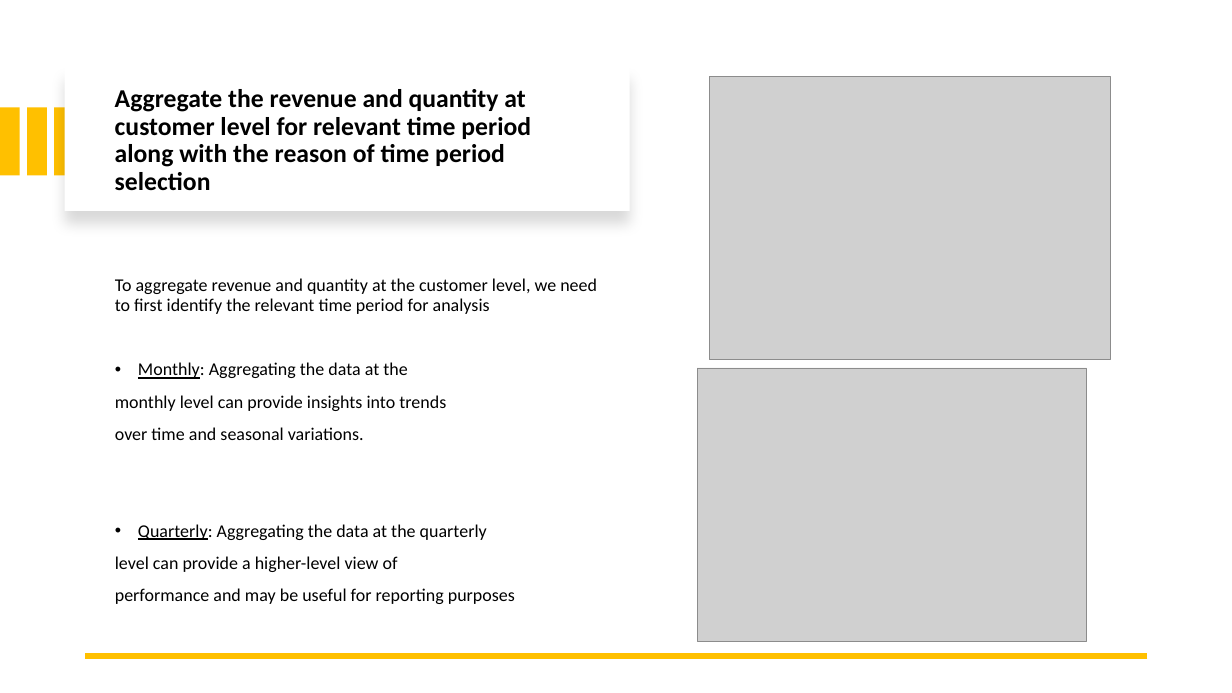
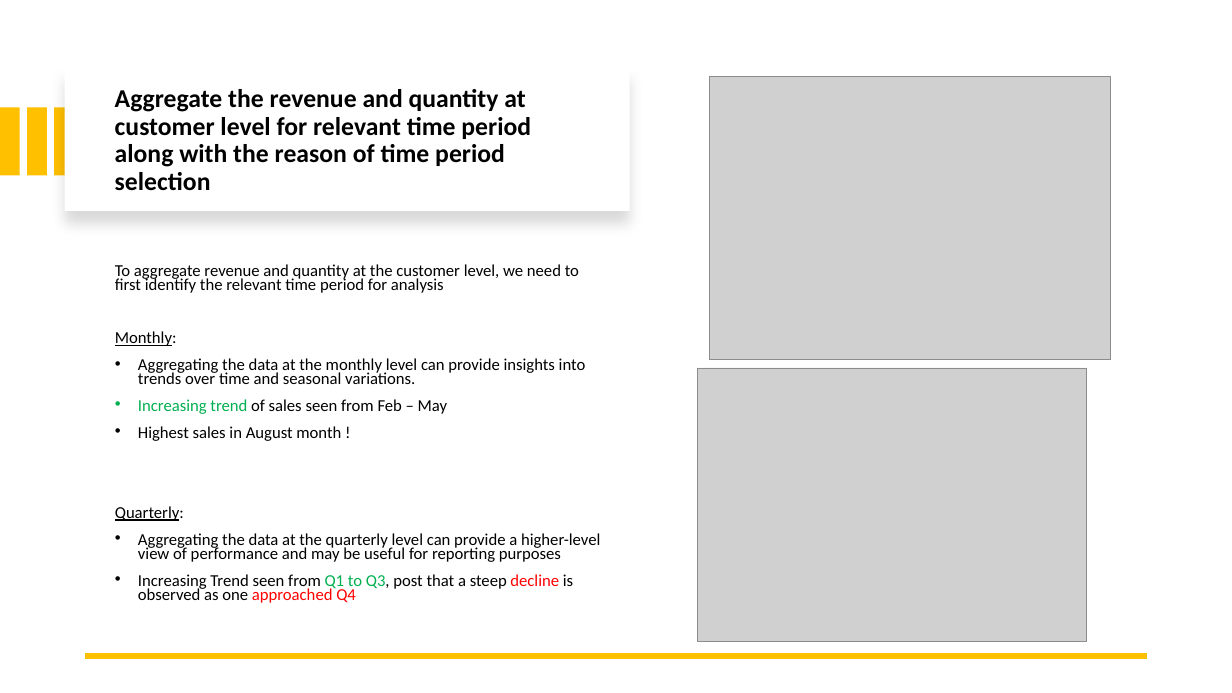
Before and after one commit to pm1596/Segmentation, a slide deck: slide 10 of ImpactCaseStudy-Segmentation.pptx. Drawn at 1232x693 pixels with LibreOffice and Linux fonts; fonts in the diff are those of the drawing; grey boxes stand for pictures. Boxes give left, top, right and bottom in pixels: in the first picture for what was removed or moved away, otherwise in the second. Text is boxed around its words. In the diff, an @@ line names an element or a change of style, - is before the commit and + after.

Commit message:
Added color coding for numbers

```diff
--- a/ImpactCaseStudy-Segmentation.pptx
+++ b/ImpactCaseStudy-Segmentation.pptx
@@ text at (x1=115, y1=264, x2=579, y2=293): size 14 to 12.9 pt in "To aggregate revenue and quantity at the ..."; line spacing 0.9 to 0.7 @@
@@ text at (x1=115, y1=331, x2=600, y2=603): text changed; size 14 to 12.9 pt @@
-• Monthly: Aggregating the data at the
-monthly level can provide insights into trends
-over time and seasonal variations.
-• Quarterly: Aggregating the data at the quarterly
-level can provide a higher-level view of
-performance and may be useful for reporting purposes
+Monthly:
+• Aggregating the data at the monthly level can provide insights into trends over time and seasonal variations.
+• Increasing trend of sales seen from Feb – May
+• Highest sales in August month !
+Quarterly:
+• Aggregating the data at the quarterly level can provide a higher-level view of performance and may be useful for reporting purposes
+• Increasing Trend seen from Q1 to Q3, post that a steep decline is observed as one approached Q4
```
Also in this commit, not shown: 3 other slides changed.
